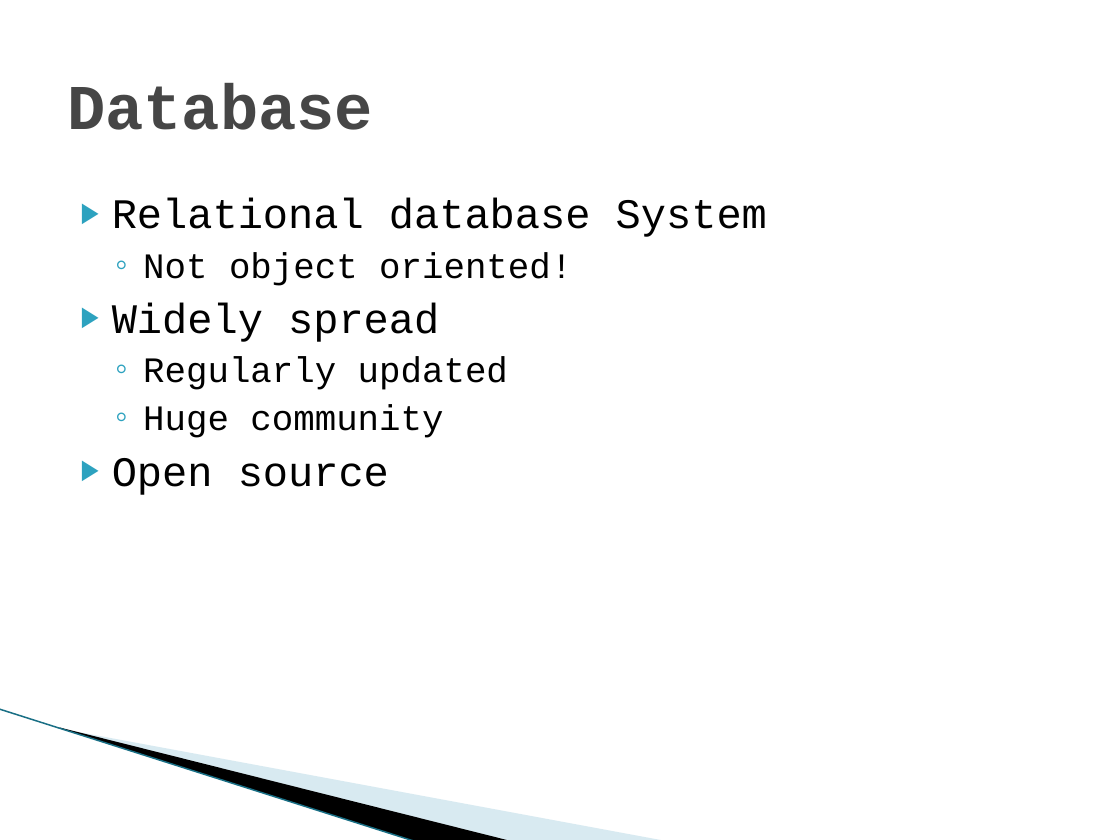
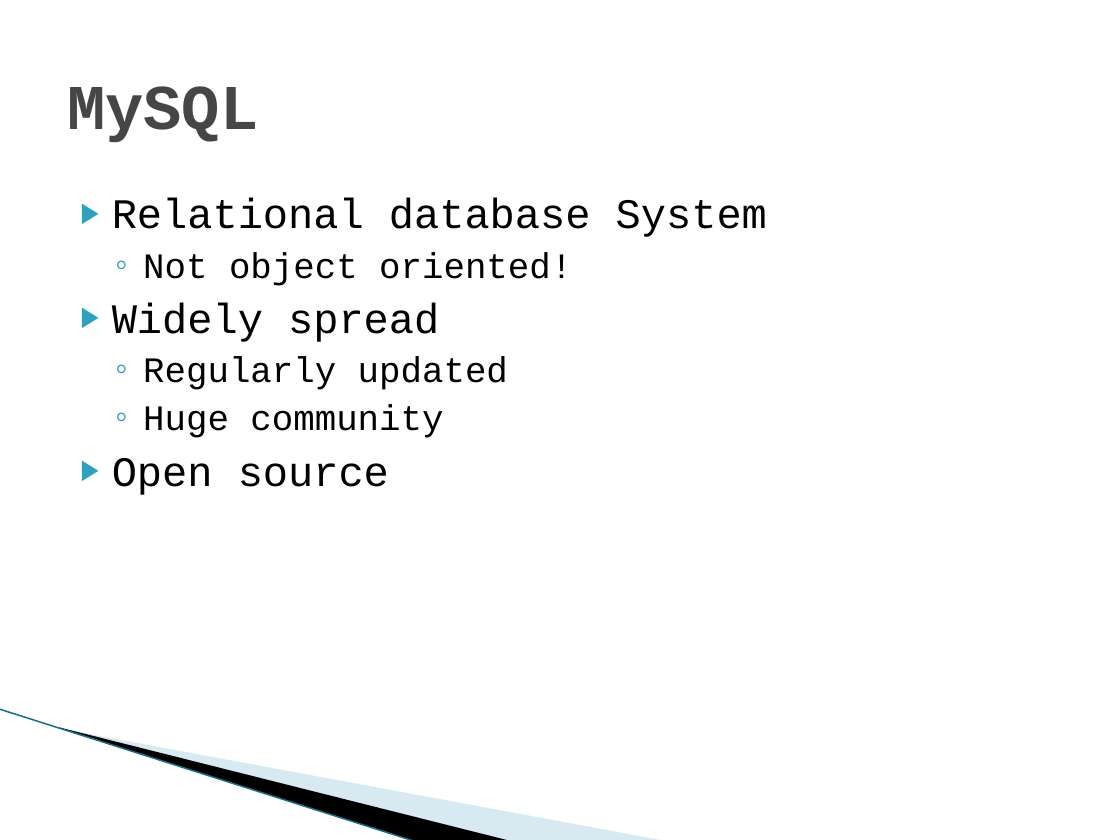
Before and after one commit to markusmo/HotelSoftware, a slide deck: slide 21 of Documentation/Praesentation/PresentationRoomanizer.pptx. Drawn at 1120x840 pixels with LibreOffice and Linux fonts; fonts in the diff are those of the drawing; background and template pictures are left out. Boxes give left, top, right and bottom in pixels: in the first picture for what was removed or moved away, otherwise in the second. Text is boxed around its words. In the diff, an @@ line names an element or a change of style, - is before the commit and + after.

```diff
--- a/Documentation/Praesentation/PresentationRoomanizer.pptx
+++ b/Documentation/Praesentation/PresentationRoomanizer.pptx
@@ title at bbox=[67, 86, 258, 142]: text changed @@
-Database
+MySQL
```
Also in this commit, not shown: 44 other slides changed, 2 other files.
